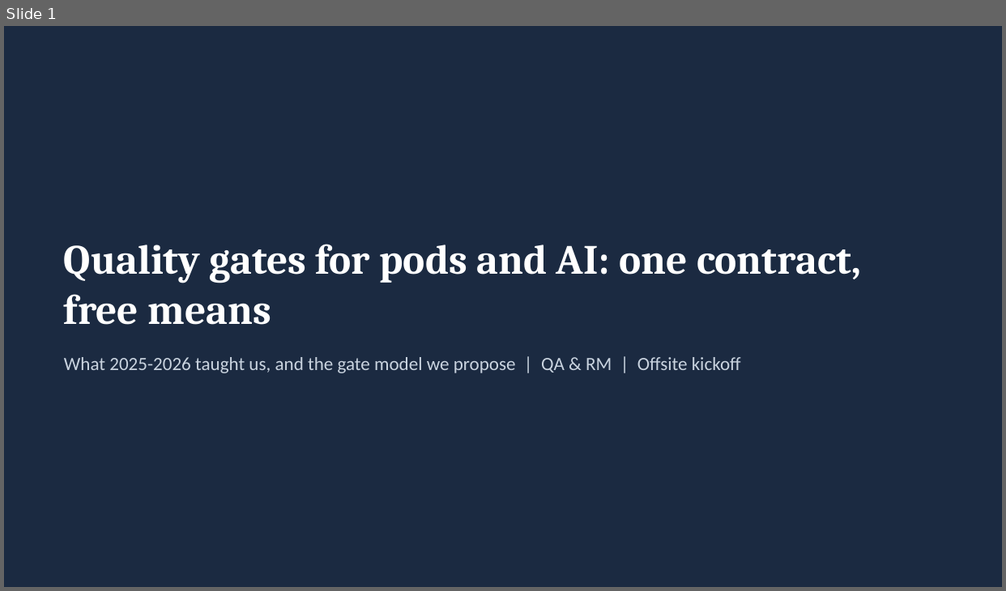
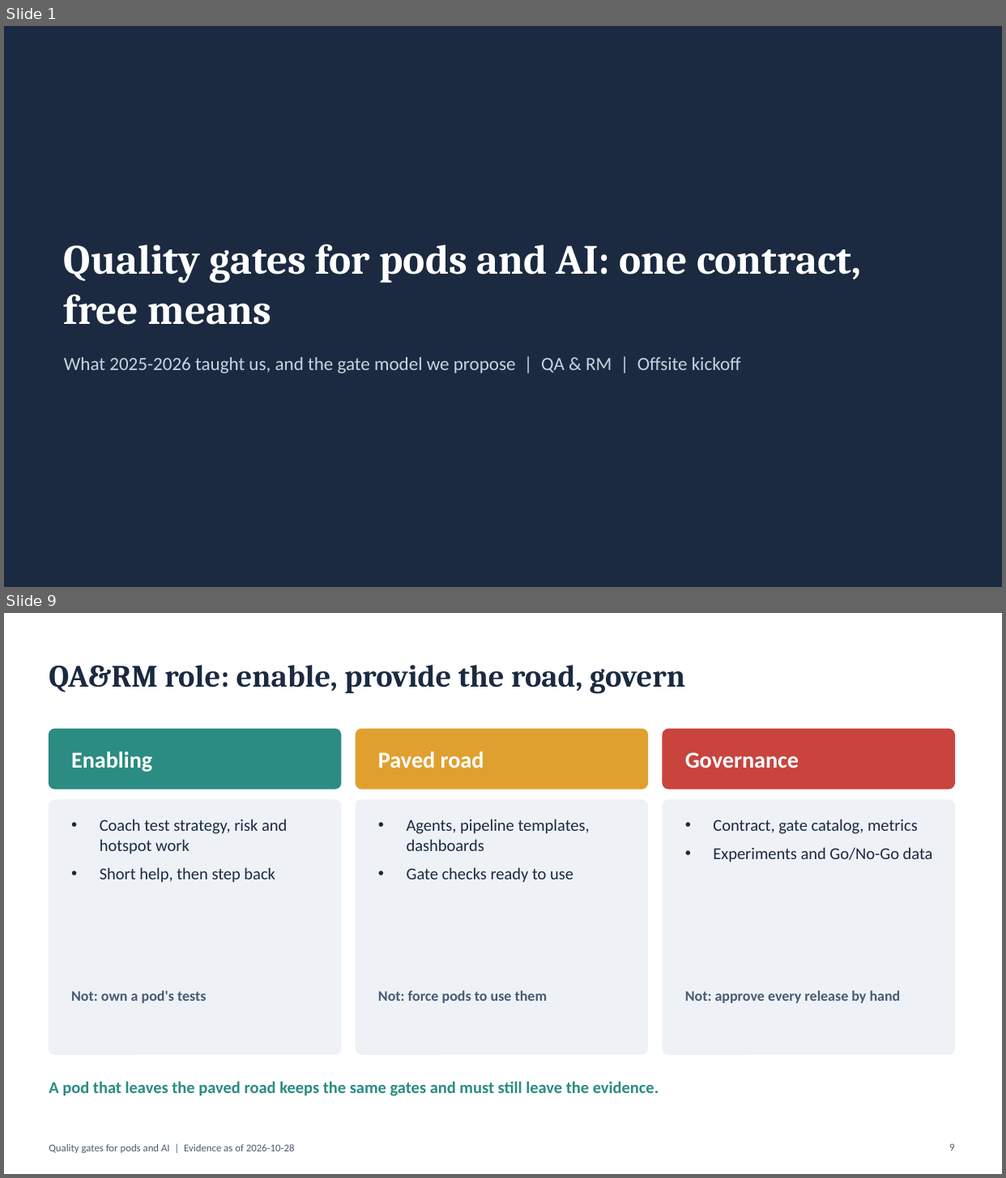
Before and after one commit to Guy-nice/ai-quality-discovery-factory, a slide deck: docs/05-summary/offsite-deck.pptx. Shown one above the other, each under a label of ours: slide 1 before the commit, slides 1 and 9 after it; the slides between them are not shown. The pictures are 1006x591 and 1006x1178 pixels, drawn with LibreOffice and Linux fonts; fonts in the diff are those of the drawing. Boxes give left, top, right and bottom in pixels: in the first picture for what was removed or moved away, otherwise in the second. Text is boxed around its words. In the diff, an @@ line names an element or a change of style, - is before the commit and + after.

```diff
--- a/docs/05-summary/offsite-deck.pptx
+++ b/docs/05-summary/offsite-deck.pptx
@@ slide 9 added at [4, 613, 1002, 1174], background #FFFFFF @@
@@ title added at [49, 665, 685, 694], 30 pt, text #1B2A41, bold @@
+QA&RM role: enable, provide the road, govern
@@ rounded rectangle added at [49, 729, 341, 789], fill #2A8C82, outline #2A8C82 1 pt @@
@@ rounded rectangle added at [356, 729, 648, 789], fill #E0A030, outline #E0A030 1 pt @@
@@ rounded rectangle added at [663, 729, 955, 789], fill #C8443D, outline #C8443D 1 pt @@
@@ text added at [71, 752, 152, 772], 22 pt, text #FFFFFF, bold @@
+Enabling
@@ text added at [378, 752, 484, 768], 22 pt, text #FFFFFF, bold @@
+Paved road
@@ text added at [685, 752, 799, 768], 22 pt, text #FFFFFF, bold @@
+Governance
@@ rounded rectangle added at [49, 800, 341, 1054], fill #EEF2F6, outline #EEF2F6 1 pt @@
@@ rounded rectangle added at [356, 800, 648, 1054], fill #EEF2F6, outline #EEF2F6 1 pt @@
@@ rounded rectangle added at [663, 800, 955, 1054], fill #EEF2F6, outline #EEF2F6 1 pt @@
@@ text added at [100, 819, 287, 883], 16 pt, text #1B2A41 @@
+• Coach test strategy, risk and hotspot work
+• Short help, then step back
@@ text added at [407, 819, 590, 883], 16 pt, text #1B2A41 @@
+• Agents, pipeline templates, dashboards
+• Gate checks ready to use
@@ text added at [713, 819, 933, 862], 16 pt, text #1B2A41 @@
+• Contract, gate catalog, metrics
+• Experiments and Go/No-Go data
@@ text added at [71, 990, 206, 1003], 14 pt, text #4A5A72, bold @@
+Not: own a pod's tests
@@ text added at [378, 990, 548, 1003], 14 pt, text #4A5A72, bold @@
+Not: force pods to use them
@@ text added at [685, 990, 901, 1003], 14 pt, text #4A5A72, bold @@
+Not: approve every release by hand
@@ text added at [49, 1081, 658, 1097], 16 pt, text #2A8C82, bold @@
+A pod that leaves the paved road keeps the same gates and must still leave the evidence.
@@ text added at [49, 1144, 295, 1153], 10 pt, text #4A5A72 @@
+Quality gates for pods and AI | Evidence as of 2026-10-28
@@ page number added at [949, 1144, 954, 1151], 10 pt, text #4A5A72 @@
+9
```
Also in this commit, not shown: 11 slides changed, 4 other slides added, 1 slide removed, 4 other files.
